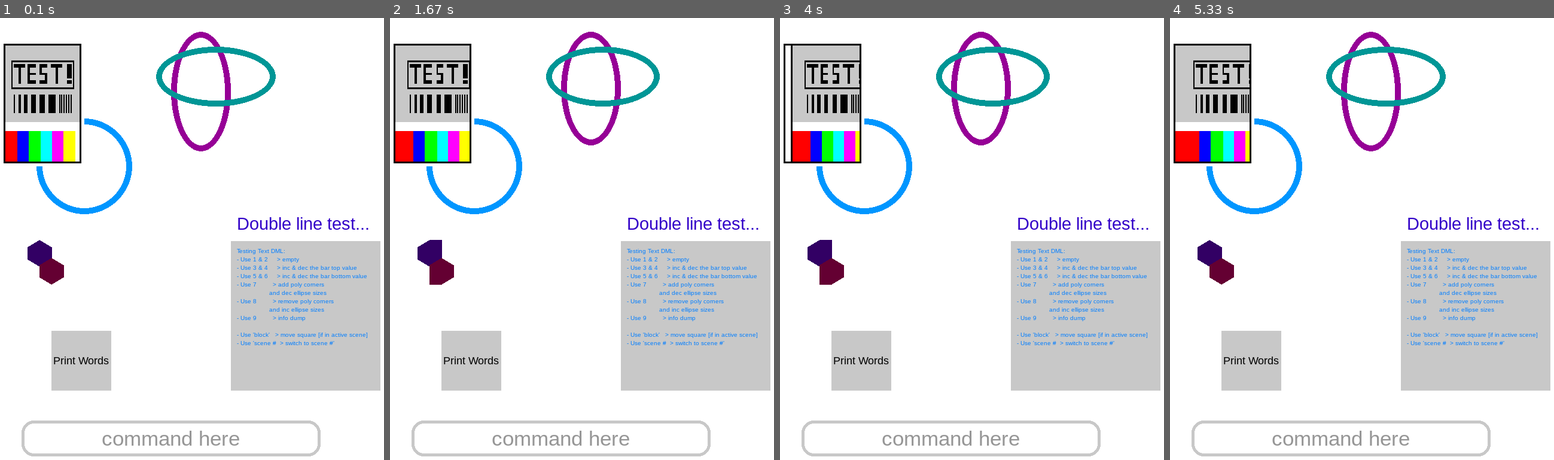
Above: before the commit, frames 1-4 (left to right).
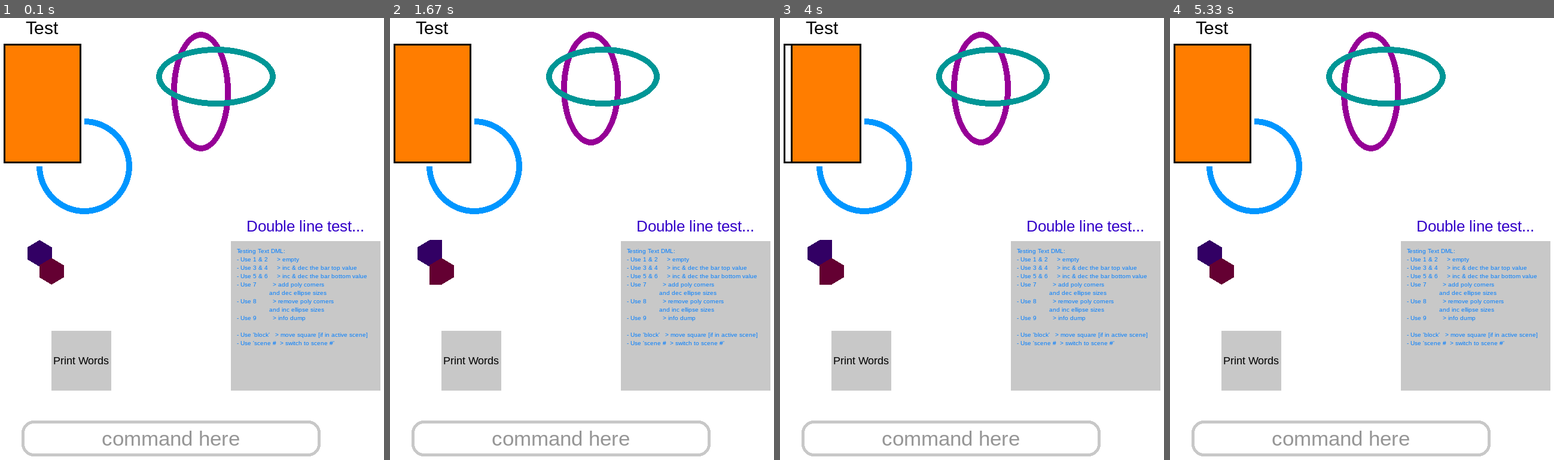
Above: after the commit, the same moments.

Repository: reimerrigtering/PygameUIExtension
Game: pygame game, started from testing.py
Two runs of this game, one before a commit and one after it. Both use one fixed random seed, a clock stepped at 60 frames per second and the inputs below.
Inputs (mouse positions are in pixels of both pictures, inside the frame that each line leads up to):
- Up to frame 1 (0.1 s): no input
- Up to frame 2 (1.67 s): tap 4 at 0.33 s; tap 3 at 0.67 s; click (501, 314) at 1.05 s; tap 7 at 1.33 s
- Up to frame 3 (4 s): click "Print Words" at 1.72 s; click "command here" at 2.05 s; type "ann" at 2.33 s; tap Enter at 2.67 s; click (945, 141) at 2.93 s; tap 5 at 3.77 s
- Up to frame 4 (5.33 s): tap 6 at 4.65 s; tap 8 at 4.98 s

The runs differ from the first frame. In frame 1, 5.7% of the frame differs, in the area x 1-96%, y 0-49%; in frame 2, 5.7%; in frame 3, 5.2%; in frame 4, 5.7%.

Commit message:
Fixed bugs and adjusted Text Placements

Diff:
--- a/testing.py
+++ b/testing.py
@@ -14,8 +14,8 @@
 ellipse1 = Ellipse(300, 50, 100, 200, color=(150, 0, 150), border=10)
 ellipse2 = Ellipse(275, 75, 200, 100, color=(0, 150, 150), border=10)
 
-text_single = Text('Double line test...', 400, 370, (50, 0, 200), alignment=Placement.LEFT, resize_max_width=250,
-                   resize_max_height=100)
+text_single = Text('Double line test...', 400, 350, (50, 0, 200), alignment=Placement.TOP, resize_max_width=250,
+                   resize_max_height=50)
 
 text = Text(
     """Testing Text DML:
@@ -35,7 +35,7 @@
 text_surround_rect = Rect(400, 400, 250, 250, color=(200, 200, 200))
 
 bar = Bar(rectangle, bar_color=(255, 125, 0), bar_inverse_color=(255, 0, 0), bar_closed=True,
-          start_fill_side=Placement.LEFT, bar_bg_img=Image('test_img.png'))
+          start_fill_side=Placement.LEFT, _text=Text('Test', font_size=30, alignment=Placement.TOP_OUT), fit_text=False)
 
 moving_block = Rect(50, 500, 50, 50, color=(255, 0, 0), border=20)
 moving_block_sqr = Rect(48, 498, 94, 94, color=(0, 0, 0), border=2)
@@ -146,11 +146,11 @@
                         # case pygame.K_2:
 
                         case pygame.K_3:
-                            bar.modify_value(10)
+                            bar.modify_percentage(10)
                             print(f'{bar.display_range} -> {bar.goal_value_range} / {bar.max_value_range}')
 
                         case pygame.K_4:
-                            bar.modify_value(-10)
+                            bar.modify_percentage(-10)
                             print(f'{bar.display_range} -> {bar.goal_value_range} / {bar.max_value_range}')
 
                         case pygame.K_5:
--- a/ui_classes.py
+++ b/ui_classes.py
@@ -46,7 +46,10 @@
             raise ValueError('Not a valid Placement')
 
         if not cls.double_placement(placement):
-            return placement
+            if placement in (cls.TOP, cls.BOTTOM, cls.TOP_OUT, cls.BOTTOM_OUT):
+                return cls.CENTER, placement
+            else:
+                return placement, cls.CENTER
         else:
             if placement == cls.CENTER:
                 return cls.CENTER, cls.CENTER
@@ -445,23 +448,27 @@
 
         else:
             text_render = self._text_font_processed.render(self.text, True, self.color)
-
-            text_y = self.y - text_render.get_height() // 2
-
-            if Placement.double_placement(self.alignment):
-                x_align, y_align = Placement.split(self.alignment)
-
-                match y_align:
-                    case Placement.CENTER:
-                        text_y = self.y + (self.resize_max_height - text_render.get_height()) // 2
-                    case Placement.TOP:
-                        text_y = self.y + self.margin // 2
-                    case Placement.BOTTOM:
-                        text_y = self.y - (text_render.get_height() - self.margin) // 2
-                    case _:
-                        return NotImplemented("Unusable text alignment")
-            else:
-                x_align = self.alignment
+            x_align, y_align = Placement.split(self.alignment)
+
+            if y_align not in (Placement.TOP, Placement.TOP_OUT) and self.resize_max_height is None:
+                y_align = Placement.TOP
+
+            match y_align:
+                case Placement.CENTER:
+                    text_y = self.y + (self.resize_max_height - text_render.get_height()) // 2
+                case Placement.TOP:
+                    text_y = self.y + self.margin // 2
+                case Placement.BOTTOM:
+                    text_y = self.y + self.resize_max_height - text_render.get_height() - self.margin // 2
+                case Placement.TOP_OUT:
+                    text_y = self.y - text_render.get_height() - self.margin // 2
+                case Placement.BOTTOM_OUT:
+                    text_y = self.y + self.resize_max_height + text_render.get_height() + self.margin // 2
+                case _:
+                    return NotImplemented("Unusable text alignment")
+
+            if x_align not in (Placement.LEFT, Placement.LEFT_OUT) and self.resize_max_width is None:
+                x_align = Placement.LEFT
 
             match x_align:
                 case Placement.CENTER:
@@ -469,9 +476,13 @@
                 case Placement.LEFT:
                     text_x = self.x + self.margin // 2
                 case Placement.RIGHT:
-                    text_x = self.x - (text_render.get_width() - self.margin) // 2
+                    text_x = self.x + self.resize_max_width - text_render.get_width() - self.margin // 2
+                case Placement.LEFT_OUT:
+                    text_x = self.x - text_render.get_width() - self.margin // 2
+                case Placement.RIGHT_OUT:
+                    text_x = self.x + self.resize_max_width + text_render.get_width() + self.margin // 2
                 case _:
-                    return NotImplemented("Unusable text alignment")
+                    raise NotImplemented("Unusable text alignment")
 
             display.blit(text_render, (text_x, text_y))
 
@@ -1157,6 +1168,7 @@
 
     bar_color: T_COLOR = None
     _text: Text | None = None
+    fit_text: bool = True
     bar_bg_img: Image | None = None
 
     bar_closed: bool = False
@@ -1189,8 +1201,18 @@
         if self.start_fill_side not in (Placement.LEFT, Placement.BOTTOM):
             self.start_fill_side = Placement.LEFT
 
+        if self.text is not None:
+            self.text.x = self.rect.x
+            self.text.y = self.rect.y
+            self.text.resize_max_width = self.rect.width
+            self.text.resize_max_height = self.rect.height
+            if self.fit_text:
+                self.text.auto_size_font()
+
         if self.bar_bg_img is not None:
             self.bar_bg_img.x, self.bar_bg_img.y = self.rect.x + self.rect.border, self.rect.y + self.rect.border
+            self.bar_bg_img.resize((self.rect.width - 2 * self.bar_border_width,
+                                    self.rect.height - 2 * self.bar_border_width))
 
     @property
     def text_str(self) -> str:
@@ -1284,19 +1306,15 @@
         bar_size = self.get_bar_size()
 
         if self.bar_bg_img is not None:
-            self.bar_bg_img.x = bar_x
-            self.bar_bg_img.y = bar_y
-            self.bar_bg_img.resize(bar_size)
-
             self.bar_bg_img.render(display)
-        else:
-            color = self.bar_color
-            if self.display_range[0] > self.display_range[1] and self.bar_inverse_color is not None:
-                color = self.bar_inverse_color
-
-            bar_rect = Rect(bar_x, bar_y, bar_size[0], bar_size[1], color=color)
-
-            bar_rect.render(display)
+
+        color = self.bar_color
+        if self.display_range[0] > self.display_range[1] and self.bar_inverse_color is not None:
+            color = self.bar_inverse_color
+
+        bar_rect = Rect(bar_x, bar_y, bar_size[0], bar_size[1], color=color)
+
+        bar_rect.render(display)
 
         if self.bar_closed:
             if self.start_fill_side == Placement.LEFT:
Not shown, changed: TODOs.txt
